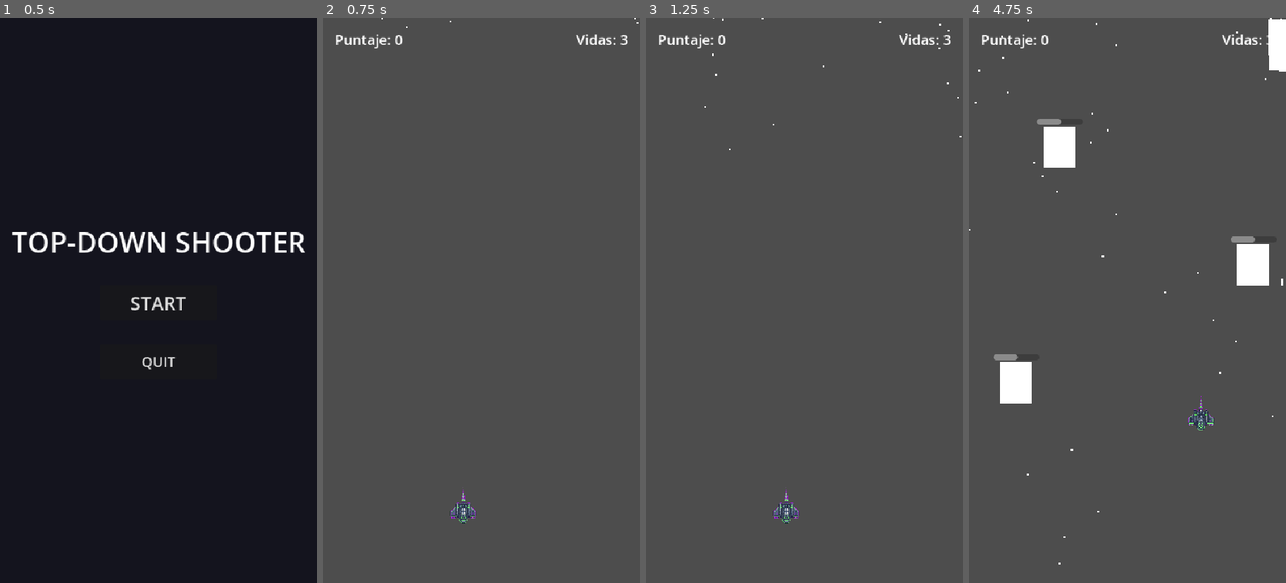
Above: before the commit, frames 1-4 (left to right).
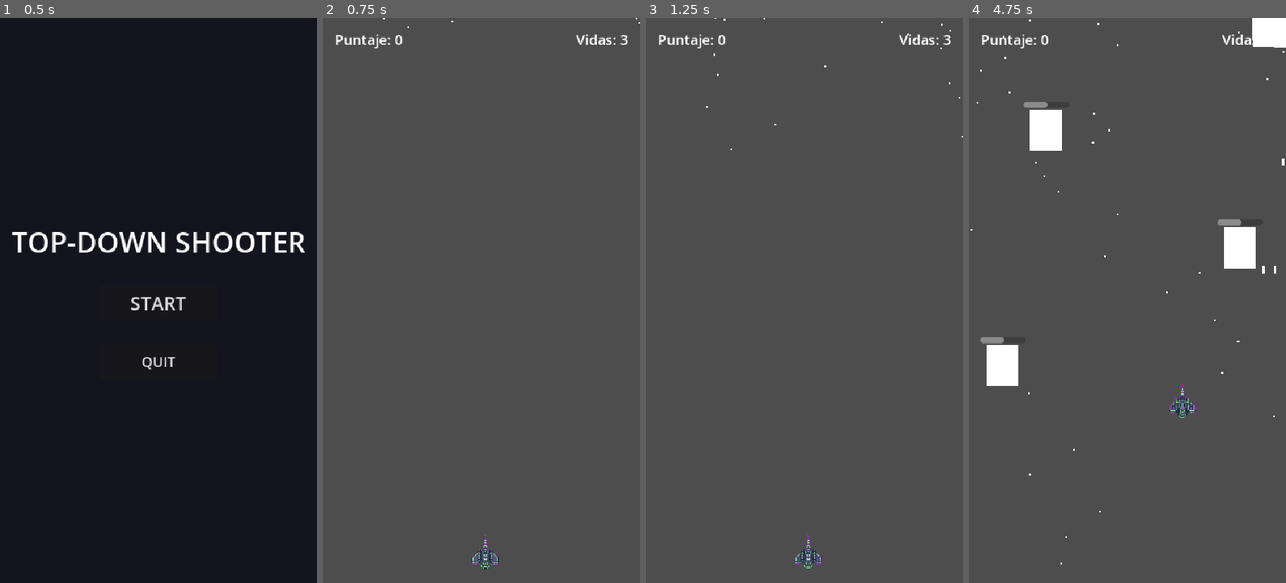
Above: after the commit, the same moments.

Repository: d4160/Top-Down-Shooter
Game: Godot game, scene res://Scenes/MainMenu.tscn
The game is run twice, just before and just after one commit, with the same random seed, the same clock (stepped at 60 frames per second) and the same inputs.
Inputs (mouse positions are in pixels of both pictures, inside the frame that each line leads up to):
- Up to frame 1 (0.5 s): no input
- Up to frame 2 (0.75 s): click "START" at 0.5 s
- Up to frame 3 (1.25 s): no input
- Up to frame 4 (4.75 s): move the mouse to (1197, 272) at 1.27 s; hold D (move_right) 1.28-2.03 s; click (1197, 272) at 1.35 s; move the mouse to (1064, 328) at 2.02 s; hold S (move_down) 2.03-2.78 s; click (1064, 328) at 2.1 s; move the mouse to (1159, 176) at 2.77 s; hold D (move_right) 2.78-3.53 s; tap X (special_shoot) at 2.85 s; click (1159, 176) at 3.05 s; move the mouse to (1111, 413) at 3.52 s; hold W (move_up) 3.53-4.28 s; click (1111, 413) at 3.6 s; move the mouse to (1222, 385) at 4.27 s; hold A (move_left) from 4.28 s (still down); click (1222, 385) at 4.35 s

Frame 1 is identical in both runs. In frame 2, 0.4% of the frame differs, in the area x 18-100%, y 0-98%; in frame 3, 0.4%; in frame 4, 4.1%, in the area x 0-100%, y 0-97%.

Commit message:
feat: session 2 completo

Diff:
--- a/Scenes/Enemigo 01.tscn
+++ b/Scenes/Enemigo 01.tscn
@@ -1,15 +1,19 @@
-[gd_scene load_steps=2 format=3 uid="uid://bwt65nhtvyxnu"]
+[gd_scene load_steps=3 format=3 uid="uid://bwt65nhtvyxnu"]
 
 [ext_resource type="Script" uid="uid://bqnq7gimmp17a" path="res://Scripts/Enemigo.gd" id="1_usilb"]
+[ext_resource type="PackedScene" uid="uid://dtc8p4h6ao615" path="res://Scenes/Explosion.tscn" id="2_noi2v"]
 
 [node name="Enemigo" type="Area2D" groups=["enemigos"]]
 script = ExtResource("1_usilb")
 salud = 2
+explosion_scene = ExtResource("2_noi2v")
 
 [node name="Polygon2D" type="Polygon2D" parent="."]
+position = Vector2(-25.8, -29)
 polygon = PackedVector2Array(0, 1, 0, 71, 54, 71, 54, 1)
 
 [node name="CollisionPolygon2D" type="CollisionPolygon2D" parent="."]
+position = Vector2(-25.8, -29)
 polygon = PackedVector2Array(0, 1, 54, 1, 54, 71, 0, 71)
 
 [node name="VisibleOnScreenNotifier2D" type="VisibleOnScreenNotifier2D" parent="."]
@@ -21,10 +25,10 @@
 scale = Vector2(0.048367694, 0.068182915)
 
 [node name="ProgressBar" type="ProgressBar" parent="."]
-offset_left = -11.0
-offset_top = -12.0
-offset_right = 67.0
-offset_bottom = -2.0
+offset_left = -36.8
+offset_top = -41.0
+offset_right = 41.2
+offset_bottom = -31.0
 value = 100.0
 show_percentage = false
 
--- a/Scenes/Enemigo 02.tscn
+++ b/Scenes/Enemigo 02.tscn
@@ -1,12 +1,15 @@
-[gd_scene load_steps=2 format=3 uid="uid://fwrpj82rbhll"]
+[gd_scene load_steps=3 format=3 uid="uid://fwrpj82rbhll"]
 
 [ext_resource type="Script" uid="uid://bqnq7gimmp17a" path="res://Scripts/Enemigo.gd" id="1_j8h0p"]
+[ext_resource type="PackedScene" uid="uid://dtc8p4h6ao615" path="res://Scenes/Explosion.tscn" id="2_j8h0p"]
 
 [node name="Enemigo" type="Area2D" groups=["enemigos"]]
 script = ExtResource("1_j8h0p")
 velocidad = 310
+explosion_scene = ExtResource("2_j8h0p")
 
 [node name="Polygon2D" type="Polygon2D" parent="."]
+position = Vector2(-30.5, -40.6)
 polygon = PackedVector2Array(0, 1, 1, 88, 64, 89, 64, 1)
 
 [node name="Sprite2D" type="Sprite2D" parent="."]
@@ -16,15 +19,16 @@
 scale = Vector2(0.060092483, 0.080257714)
 
 [node name="CollisionPolygon2D" type="CollisionPolygon2D" parent="."]
+position = Vector2(-30.5, -40.6)
 polygon = PackedVector2Array(0, 1, 64, 0, 65, 88, 0, 88)
 
 [node name="VisibleOnScreenNotifier2D" type="VisibleOnScreenNotifier2D" parent="."]
 
 [node name="ProgressBar" type="ProgressBar" parent="."]
-offset_left = -6.0
-offset_top = -13.0
-offset_right = 72.0
-offset_bottom = -3.0
+offset_left = -36.5
+offset_top = -53.6
+offset_right = 41.5
+offset_bottom = -43.6
 value = 100.0
 show_percentage = false
 
--- /dev/null
+++ b/Scenes/Explosion.tscn
@@ -0,0 +1,26 @@
+[gd_scene load_steps=4 format=3 uid="uid://dtc8p4h6ao615"]
+
+[ext_resource type="Script" uid="uid://j2wq4it47oau" path="res://Scripts/Explosion.gd" id="1_mbc3v"]
+[ext_resource type="AudioStream" uid="uid://mwtnu32xqft5" path="res://Assets/Retro_explosion_#3-1768533483661.wav" id="2_ix64a"]
+
+[sub_resource type="Gradient" id="Gradient_yp4o6"]
+offsets = PackedFloat32Array(0, 0.5371429, 1)
+colors = PackedColorArray(1, 0.9254902, 0, 1, 0.98824733, 0, 0.10112845, 1, 1, 1, 1, 0)
+
+[node name="CPUParticles2D" type="CPUParticles2D"]
+emitting = false
+amount = 20
+one_shot = true
+explosiveness = 1.0
+spread = 180.0
+gravity = Vector2(0, 0)
+initial_velocity_min = 100.0
+initial_velocity_max = 150.0
+scale_amount_min = 2.0
+scale_amount_max = 3.0
+color_ramp = SubResource("Gradient_yp4o6")
+script = ExtResource("1_mbc3v")
+
+[node name="AudioStreamPlayer2D" type="AudioStreamPlayer2D" parent="."]
+stream = ExtResource("2_ix64a")
+autoplay = true
--- a/Scenes/Jugador.tscn
+++ b/Scenes/Jugador.tscn
@@ -1,15 +1,53 @@
-[gd_scene load_steps=4 format=3 uid="uid://vy8n1sop6tg5"]
+[gd_scene load_steps=8 format=3 uid="uid://vy8n1sop6tg5"]
 
 [ext_resource type="Script" uid="uid://caygu1r7kyvva" path="res://Scripts/jugador.gd" id="1_43k7d"]
 [ext_resource type="PackedScene" uid="uid://cku2jnc4swhwh" path="res://Scenes/Bala Jugador.tscn" id="2_na3lr"]
-[ext_resource type="Texture2D" uid="uid://dy1bmwa8qt5ph" path="res://Assets/nave_01-removebg-preview.png" id="3_na3lr"]
+[ext_resource type="Texture2D" uid="uid://dy1bmwa8qt5ph" path="res://Assets/nave_01.png" id="3_na3lr"]
+[ext_resource type="AudioStream" uid="uid://b7oit8ia4qhwy" path="res://Assets/Laser_blaster_sci-fi_#3-1768533325020.wav" id="4_es7oc"]
+
+[sub_resource type="Animation" id="Animation_es7oc"]
+length = 0.001
+tracks/0/type = "value"
+tracks/0/imported = false
+tracks/0/enabled = true
+tracks/0/path = NodePath(".:scale")
+tracks/0/interp = 1
+tracks/0/loop_wrap = true
+tracks/0/keys = {
+"times": PackedFloat32Array(0),
+"transitions": PackedFloat32Array(1),
+"update": 0,
+"values": [Vector2(1, 1)]
+}
+
+[sub_resource type="Animation" id="Animation_na3lr"]
+resource_name = "idle"
+loop_mode = 1
+tracks/0/type = "value"
+tracks/0/imported = false
+tracks/0/enabled = true
+tracks/0/path = NodePath(".:scale")
+tracks/0/interp = 1
+tracks/0/loop_wrap = true
+tracks/0/keys = {
+"times": PackedFloat32Array(0, 0.5, 1),
+"transitions": PackedFloat32Array(1, 1, 1),
+"update": 0,
+"values": [Vector2(1, 1), Vector2(1.05, 0.95), Vector2(1, 1)]
+}
+
+[sub_resource type="AnimationLibrary" id="AnimationLibrary_e13yb"]
+_data = {
+&"RESET": SubResource("Animation_es7oc"),
+&"idle": SubResource("Animation_na3lr")
+}
 
 [node name="Jugador" type="Area2D" groups=["jugador"]]
 script = ExtResource("1_43k7d")
 escena_bala = ExtResource("2_na3lr")
 
 [node name="Sprite2D" type="Sprite2D" parent="."]
-position = Vector2(35.000004, 12)
+position = Vector2(0.5, -9)
 scale = Vector2(0.166, 0.188)
 texture = ExtResource("3_na3lr")
 
@@ -20,12 +58,22 @@
 uv = PackedVector2Array(-278, 54, -205, -53, -133, 68)
 
 [node name="CollisionPolygon2D" type="CollisionPolygon2D" parent="."]
-polygon = PackedVector2Array(10, 44, 11, -19, 55, -18, 61, 44)
+position = Vector2(-34.500004, -21)
+polygon = PackedVector2Array(22, 39, 21, -2, 50, -3, 49, 40)
 
 [node name="Cañon" type="Marker2D" parent="."]
-position = Vector2(25, 3)
+position = Vector2(-9.500004, -18)
 
 [node name="Cañon2" type="Marker2D" parent="."]
-position = Vector2(44, 3)
+position = Vector2(9.499996, -18)
+
+[node name="AnimationPlayer" type="AnimationPlayer" parent="."]
+libraries = {
+&"": SubResource("AnimationLibrary_e13yb")
+}
+autoplay = "idle"
+
+[node name="SonidoDisparo" type="AudioStreamPlayer2D" parent="."]
+stream = ExtResource("4_es7oc")
 
 [connection signal="area_entered" from="." to="." method="_on_area_entered"]
--- a/Scenes/Mundo.tscn
+++ b/Scenes/Mundo.tscn
@@ -1,11 +1,13 @@
-[gd_scene load_steps=7 format=3 uid="uid://bfrcro2vn40y"]
+[gd_scene load_steps=9 format=3 uid="uid://bfrcro2vn40y"]
 
 [ext_resource type="PackedScene" uid="uid://vy8n1sop6tg5" path="res://Scenes/Jugador.tscn" id="1_pe05s"]
 [ext_resource type="Script" uid="uid://elay56avgmta" path="res://Scripts/Mundo.gd" id="1_ubi47"]
 [ext_resource type="PackedScene" uid="uid://bwt65nhtvyxnu" path="res://Scenes/Enemigo 01.tscn" id="2_xywc0"]
 [ext_resource type="PackedScene" uid="uid://7qmwgp0msjin" path="res://Scenes/Jefe.tscn" id="3_v2lyq"]
 [ext_resource type="PackedScene" uid="uid://fwrpj82rbhll" path="res://Scenes/Enemigo 02.tscn" id="3_yag4v"]
-[ext_resource type="PackedScene" path="res://Scenes/HUD.tscn" id="4_hud"]
+[ext_resource type="PackedScene" uid="uid://b8x8x8x8x8x8x" path="res://Scenes/HUD.tscn" id="4_hud"]
+[ext_resource type="AudioStream" uid="uid://c7radxi4ebr1o" path="res://Assets/Celestial Siege (Choral Edition).mp3" id="7_dq4oj"]
+[ext_resource type="Script" uid="uid://ch3qblovh78kk" path="res://Scripts/CameraShake.gd" id="8_2hhwh"]
 
 [node name="Mundo" type="Node2D"]
 script = ExtResource("1_ubi47")
@@ -26,4 +28,12 @@
 autostart = true
 
 [node name="Jugador" parent="." instance=ExtResource("1_pe05s")]
-position = Vector2(204, 818)
+position = Vector2(273, 917)
+
+[node name="AudioStreamPlayer" type="AudioStreamPlayer" parent="."]
+stream = ExtResource("7_dq4oj")
+autoplay = true
+
+[node name="Camera2D" type="Camera2D" parent="AudioStreamPlayer"]
+position = Vector2(267, 480)
+script = ExtResource("8_2hhwh")
--- /dev/null
+++ b/Scripts/CameraShake.gd
@@ -0,0 +1,18 @@
+extends Camera2D
+
+var fuerza_temblor = 0.0
+
+func _process(delta):
+	if fuerza_temblor > 0:
+		# 1. Mueve la cámara a una posición aleatoria
+		offset = Vector2(randf_range(-fuerza_temblor, fuerza_temblor), randf_range(-fuerza_temblor, fuerza_temblor))
+
+		# 2. Reduce la fuerza poco a poco (se calma)
+		fuerza_temblor = lerp(fuerza_temblor, 0.0, 5.0 * delta)
+	else:
+		# 3. Si no hay temblor, regresa al centro
+		offset = Vector2.ZERO
+
+# Esta función la llamaremos desde otros scripts para activar el temblor
+func aplicar_temblor(intensidad):
+	fuerza_temblor = intensidad
--- /dev/null
+++ b/Scripts/Explosion.gd
@@ -0,0 +1,6 @@
+extends CPUParticles2D
+
+
+# Called when the node enters the scene tree for the first time.
+func _ready():
+	finished.connect(queue_free)
--- a/Scripts/enemigo.gd
+++ b/Scripts/enemigo.gd
@@ -5,6 +5,7 @@
 
 @export var velocidad = 200
 @export var salud = 3
+@export var explosion_scene : PackedScene
 
 @onready var health_bar = get_node_or_null("ProgressBar")
 
@@ -29,10 +30,20 @@
 			health_bar.value = salud
 
 		if salud <= 0:
-			morir.emit()
-			queue_free()   # Nos destruimos solo si no queda salud
+			explotar_y_morir()
 
 	# 2. ¿Me tocó el jugador?
 	elif area.is_in_group("jugador"):
-		morir.emit()
-		queue_free()       # Destruimos al enemigo
+		explotar_y_morir()
+
+func explotar_y_morir():
+	morir.emit()
+	if explosion_scene:
+		var boom = explosion_scene.instantiate()
+		boom.global_position = global_position
+		get_tree().current_scene.add_child(boom)
+		boom.emitting = true
+
+	# Busca la cámara activa y la sacude con fuerza 10
+	get_viewport().get_camera_2d().aplicar_temblor(10.0)
+	queue_free()
--- a/Scripts/jugador.gd
+++ b/Scripts/jugador.gd
@@ -49,6 +49,8 @@
 			bala2.set_direction(Vector2.UP)
 		get_parent().add_child(bala2)
 
+		$SonidoDisparo.play()
+
 func disparar_especial():
 	if escena_bala:
 		var cantidad_balas = 10
Not shown, added: Assets/Celestial Siege (Choral Edition).mp3.import
Not shown, added: Assets/Laser_blaster_sci-fi_#3-1768533325020.wav.import
Not shown, added: Assets/Retro_explosion_#3-1768533483661.wav.import
Binary file removed: Assets/nave 01.png
Not shown, removed: Assets/nave 01.png.import
Not shown, removed: Assets/nave_01-removebg-preview.png.import
Renamed: Assets/nave_01-removebg-preview.png -> Assets/nave_01.png
Not shown, added: Assets/nave_01.png.import
Not shown, added: Scripts/CameraShake.gd.uid
Not shown, added: Scripts/Explosion.gd.uid
Not shown, added: Assets/Celestial Siege (Choral Edition).m4a
Not shown, added: Assets/Celestial Siege (Choral Edition).mp3
(and 2 more such lines)
